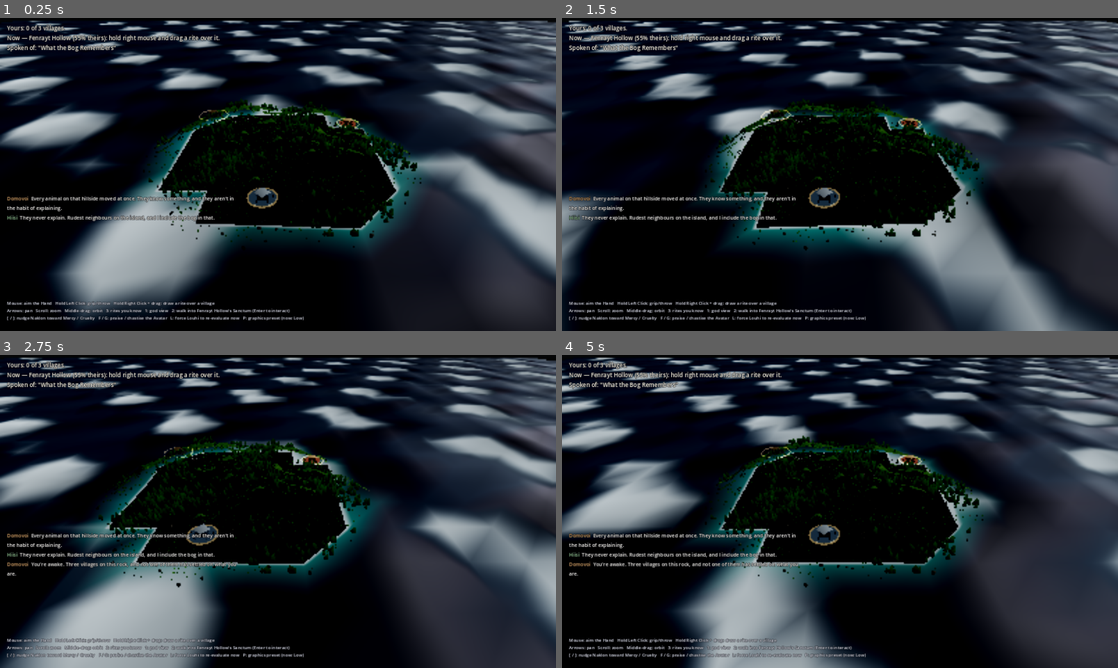
Above: before the commit, frames 1-4 (two rows, left to right).
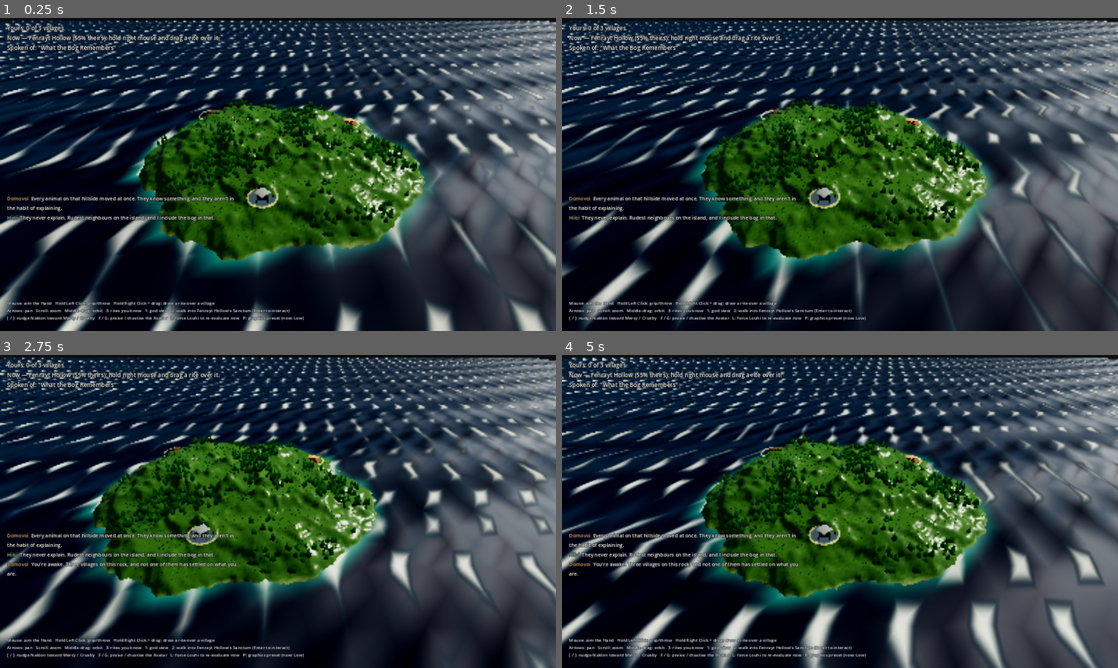
Above: after the commit, the same moments.

Repository: VolkMicro/BW
Game: Godot game, scene res://world/god_view.tscn
The game is run twice, just before and just after one commit, with the same random seed, the same clock (stepped at 60 frames per second) and the same inputs.
Inputs (mouse positions are in pixels of both pictures, inside the frame that each line leads up to):
- Up to frame 1 (0.25 s): no input
- Up to frame 2 (1.5 s): tap Enter (ui_accept) at 0.5 s; drag from (684, 246) to (895, 105) at 0.52 s; drag from (728, 190) to (812, 237) at 1.27 s
- Up to frame 3 (2.75 s): move the mouse to (333, 442) at 2.02 s; hold Right (ui_right) from 2.03 s (still down); right-click (333, 442) at 2.1 s
- Up to frame 4 (5 s): release Right (ui_right) at 2.75 s; drag from (812, 574) to (673, 464) at 2.77 s; move the mouse to (1006, 558) at 3.52 s; hold Left (ui_left) 3.53-4.25 s; tap K at 3.6 s; tap Enter (ui_accept) at 3.77, 4.07 s; drag from (673, 464) to (756, 433) at 4.27 s

The runs differ from the first frame. In frame 1, 66% of the frame differs, in the area x 0-100%, y 0-100%; in frame 2, 65%; in frame 3, 69%; in frame 4, 71%.

Commit message:
The island is green: the terrain's triangle winding was inverted
Root cause of days of symptoms, and it was six indices.

build_mesh() wound its grid quads so that the island's TOP faces were
back-facing. The comment there claimed the order made cross(v1-v0, v2-v0)
point +Y "so cull_back keeps the topside" — the cross product did come out
+Y, but Godot decides facing from screen-projected winding, not from that,
and by that rule the top of the island was a back face.

Everything else followed from it:

- With cull_back, the top of the island was never drawn. What looked like a
  pale flat plateau was the SKY and the ocean seen straight through the
  terrain. Confirmed by measurement: "island top" sampled (102,115,126)
  against a sky of (108,121,134) — the same colour. That is also why forcing
  the terrain shader's ALBEDO to pure green moved that region by ~1/255:
  no terrain was being drawn there to colour.
- An earlier pass "fixed" holes in steep slopes by switching the shader to
  cull_disabled. That drew the underside instead, and Godot flips the
  shading normal on a back face, so the island rendered as though lit from
  below — flat, dark, and completely unresponsive to the sun. That was
  diagnosed as a lighting bug and cost a full pass.

Both were one inverted index order. Reversed, so top faces are front-facing
and cull_back is correct.

The island now renders as intended: green rolling hills, the erosion valleys
carved this session, clustered forest following them, a sand beach at the
waterline and teal shallows.

Also kept from the hunt, both real fixes in their own right:
- ocean_surface.gd drops ocean triangles whose three vertices are all dry,
  so water no longer sheets across the island's interior;
- low_spec_subdivisions 64 -> 160, because at the 2400 m plane 64 meant 37 m
  between ocean vertices — coarser than a third of the island, so the
  land mask could not resolve the coast at all (32 dry vertices of 4356).

Method note, since this is the third bug in a row of exactly this shape:
every one was found by measuring rendered pixels and comparing against a
known reference, not by reasoning about the code. The decisive step here was
comparing the suspect region against the SKY and finding them identical.
When a surface ignores every change you make to it, stop tuning it and ask
whether it is being drawn.

Co-Authored-By: Claude Opus 5 <noreply@anthropic.com>

Diff:
--- a/environment/world_environment.tres
+++ b/environment/world_environment.tres
@@ -36,16 +36,20 @@
 ; the moment SDFGI was disabled for integrated GPUs this became the reason
 ; the island rendered almost black.
 ambient_light_source = 2
-ambient_light_color = Color(0.62, 0.66, 0.70, 1)
+; Neutral-warm, not sky-blue. With SDFGI off this is the ONLY fill light,
+; so its hue lands on every shadowed surface in the scene. A blue fill on
+; top of a blue-grey sea read as "everything is the same cold grey", which
+; is the opposite of the value/hue separation a god-view needs.
+ambient_light_color = Color(0.70, 0.69, 0.63, 1)
 ; Bumped from 1.0: with sdfgi_enabled=false (see the perf note below),
 ; there is no dynamic bounce light filling in shadowed/underside surfaces
 ; any more — sky-driven ambient is now the only fill light, so it needs to
 ; carry more of that load or the world reads flat/dark. Tune down if a
 ; real low-end run shows it blowing out highlights instead.
-ambient_light_energy = 0.25
+ambient_light_energy = 0.38
 reflected_light_source = 2
 tonemap_mode = 3
-tonemap_exposure = 0.32
+tonemap_exposure = 0.52
 tonemap_white = 6.0
 ; Glow is a mip-chain of downsample+blur+upsample passes over the whole 3D
 ; buffer, every frame. It is genuinely cheap on a discrete GPU and genuinely
--- a/world/god_view.tscn
+++ b/world/god_view.tscn
@@ -30,7 +30,8 @@
 
 [node name="Sun" type="DirectionalLight3D" parent="."]
 transform = Transform3D(-0.699118, 0, 0.715007, 0.556455, 0.627953, 0.544089, -0.448991, 0.778251, -0.439013, 0, 40, 0)
-light_energy = 1.0
+light_energy = 1.15
+light_color = Color(1, 0.96, 0.89, 1)
 light_angular_distance = 0.6
 shadow_enabled = true
 directional_shadow_mode = 0
--- a/world/ocean/ocean_surface.gd
+++ b/world/ocean/ocean_surface.gd
@@ -45,7 +45,16 @@
 ## wind-chop waves in GerstnerWaveSet.default_ocean() (which is exactly why
 ## low_spec_wave_count drops them), but ample for the 15-42 m swell that is
 ## all a god-view camera can actually resolve.
-@export var low_spec_subdivisions: int = 64
+## Raised from 64. At the shipping 2400 m plane, 64 subdivisions meant 37 m
+## between ocean vertices — coarser than a third of the island — so the
+## per-vertex "is there land under me" mask (_bake_shore_mask) could not
+## resolve the island at all: only 32 of 4356 vertices came out dry and only
+## 44 triangles could be dropped, leaving the water sheeted across the whole
+## interior. 160 gives ~15 m spacing, fine enough to actually cut the island
+## out. The extra vertices are a startup cost (one sample_height per vertex,
+## once) plus vertex-shader work on a mesh that is still smaller than the
+## terrain's own.
+@export var low_spec_subdivisions: int = 160
 ## How many of the wave set's waves are sent to the GPU on the low-spec
 ## path (longest-wavelength first, i.e. the order they are authored in).
 ## The rest are sent as inert zero-amplitude entries, which the shader's
--- a/world/terrain/island_generator.gd
+++ b/world/terrain/island_generator.gd
@@ -429,14 +429,35 @@
 			var i1 := i0 + 1
 			var i2 := i0 + res
 			var i3 := i2 + 1
-			# Winding chosen so cross(v1-v0, v2-v0) points +Y, matching the
-			# computed up-facing normals, so cull_back keeps the topside.
+			# WINDING — this was inverted, and it is the root cause of a very
+			# long chain of symptoms. The original comment here claimed the
+			# order below made cross(v1-v0, v2-v0) point +Y "so cull_back keeps
+			# the topside". The geometric normal did come out +Y, but Godot
+			# decides facing from the winding as projected on screen, not from
+			# that cross product, and by that rule the island's TOP faces were
+			# back-facing. Consequences, in the order they were (mis)diagnosed:
+			#
+			#   * with cull_back, the top of the island was simply not drawn —
+			#     what looked like a pale flat plateau was the SKY and the
+			#     ocean seen straight through the terrain. Confirmed by
+			#     measurement: the "island top" sampled (102,115,126) against a
+			#     sky of (108,121,134). Forcing the terrain shader's ALBEDO to
+			#     pure green changed that region by ~1/255, because no terrain
+			#     was being drawn there at all.
+			#   * an earlier pass "fixed" holes by switching the shader to
+			#     cull_disabled, which drew the underside instead — Godot flips
+			#     the shading normal on a back face, so the island rendered as
+			#     if lit from below: flat, dark, and unresponsive to the sun.
+			#
+			# Both of those were treated as lighting or colour problems for
+			# days. They were one inverted index order. Reversed here, so the
+			# top faces are front-facing and cull_back is correct.
 			indices[t] = i0; t += 1
+			indices[t] = i1; t += 1
 			indices[t] = i2; t += 1
 			indices[t] = i1; t += 1
-			indices[t] = i1; t += 1
+			indices[t] = i3; t += 1
 			indices[t] = i2; t += 1
-			indices[t] = i3; t += 1
 
 	var arrays := []
 	arrays.resize(Mesh.ARRAY_MAX)
